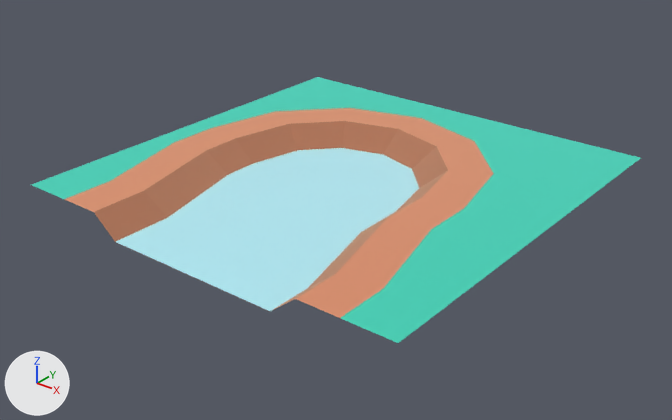
The glTF model public/models/nf2/nature/ground_riverEndClosed.glb: old version first, new version second.
Camera for both pictures: a camera (50 mm lens) standing at (1.214, -1.554, 0.805) and looking at (0.0, -0.037, -0.136). The lights are fixed; the arrows at lower left show +X, +Y and +Z. The picture after the commit comes second. Where no turn or scale is listed for an object, it has been applied to the vertices.

The scene before the commit, as lines of its bpy script (objects in view):
```python
mat_dirt = principled_material('dirt')
mat_dirt.base_color = (0.886, 0.514, 0.341)  # beige #f2be9e
mat_dirt.metallic = 1.0
mat_dirt.roughness = 1.0
mat_dirtdark = principled_material('dirtDark')
mat_dirtdark.base_color = (0.71, 0.408, 0.271)  # beige #dbab8e
mat_dirtdark.metallic = 1.0
mat_dirtdark.roughness = 1.0
mat_grass = principled_material('grass')
mat_grass.base_color = (0.173, 0.847, 0.722)  # cyan #73eddd
mat_grass.metallic = 1.0
mat_grass.roughness = 1.0
mat_water = principled_material('water')
mat_water.base_color = (0.69, 0.957, 1.0)  # pale blue #d8faff
mat_water.metallic = 1.0
mat_water.roughness = 1.0
me_mesh_ground_riverendclosed = bpy.data.meshes.new('Mesh ground_riverEndClosed')
me_mesh_ground_riverendclosed.from_pydata(...)  # 48 vertices, 84 faces; spans x -0.5..0.5, y -0.5..0.5, z -0.05..0.0
# faces by material slot: [17, 28, 12, 27]
me_mesh_ground_riverendclosed.materials.append(mat_grass)  # cyan #73eddd
me_mesh_ground_riverendclosed.materials.append(mat_dirt)  # beige #f2be9e
me_mesh_ground_riverendclosed.materials.append(mat_water)  # pale blue #d8faff
me_mesh_ground_riverendclosed.materials.append(mat_dirtdark)  # beige #dbab8e
ob_ground_riverendclosed = bpy.data.objects.new('ground_riverEndClosed', me_mesh_ground_riverendclosed)
ob_ground_riverendclosed.location = (0.0, 0.0, -0.05)
```
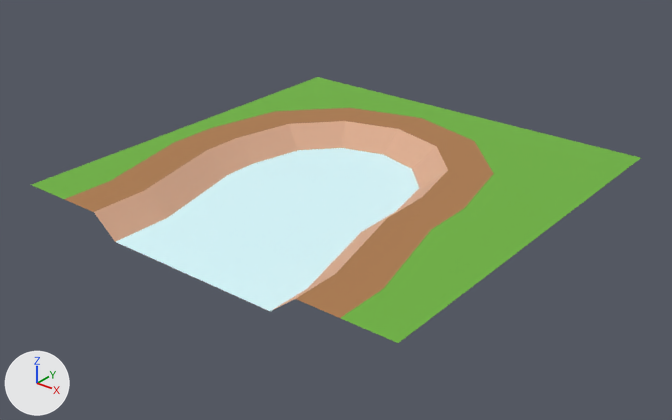
Where the change shows, as pixel boxes [x1, y1, x2, y2] in the pictures (672 x 420 px):
'ground_riverEndClosed', recoloured, surface changed
    both: [32, 77, 641, 343]

What the commit changed:
In material 'grass' (mat_grass), metallic goes from 1.0 to 0.0.
Material 'grass' (mat_grass) changes colour from cyan #73eddd to green #6fb340; in linear values from (0.173, 0.847, 0.722) to (0.159, 0.451, 0.0513).
In material 'dirt' (mat_dirt), metallic goes from 1.0 to 0.0.
Material 'dirt' (mat_dirt) changes colour from beige #f2be9e to brown #ad7b4e; in linear values from (0.886, 0.514, 0.341) to (0.418, 0.198, 0.0762).
In material 'water' (mat_water), metallic goes from 1.0 to 0.0.
In material 'dirtDark' (mat_dirtdark), metallic goes from 1.0 to 0.0.
Object 'tmpParent' (ob_tmpparent) is deleted.
